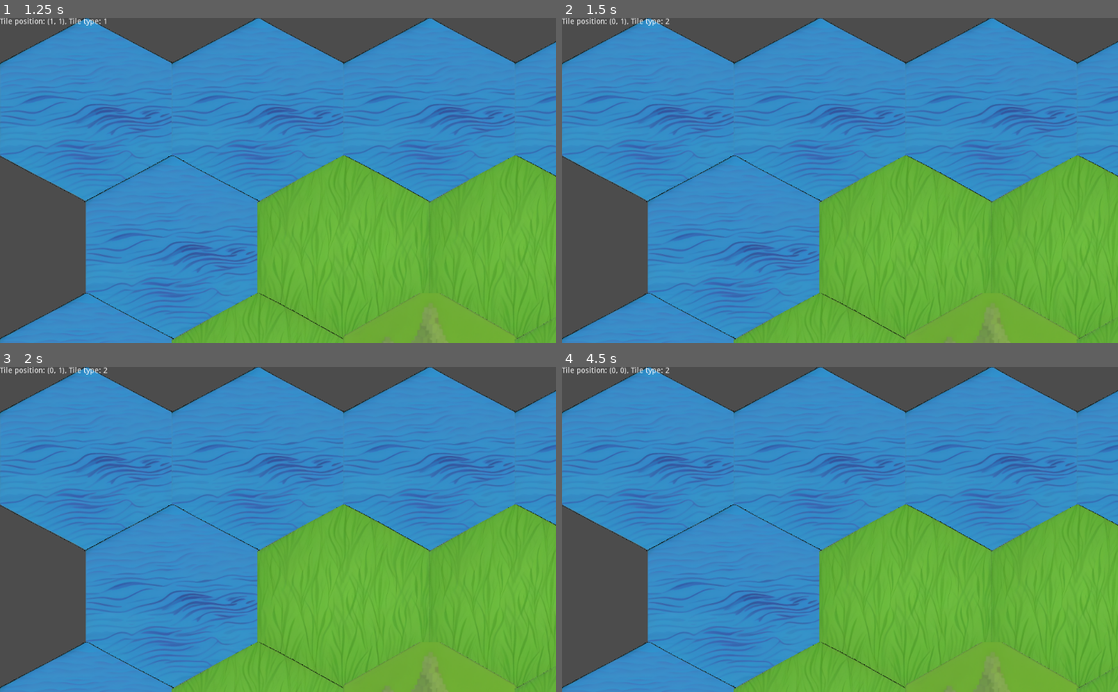
Above: before the commit, frames 1-4 (two rows, left to right).
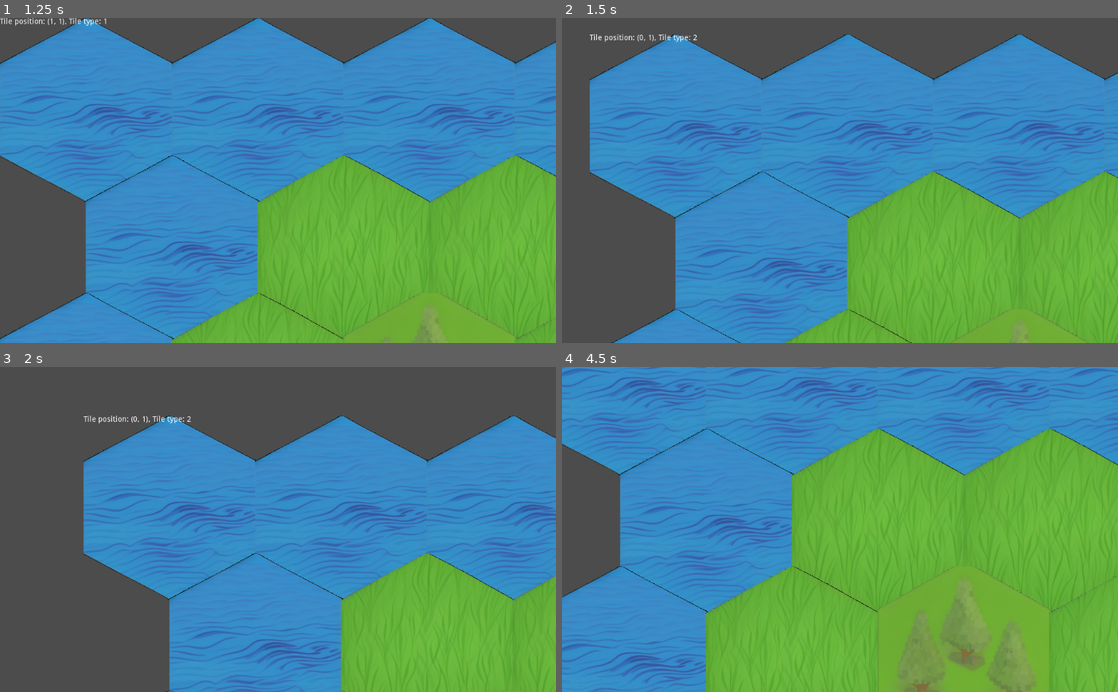
Above: after the commit, the same moments.

Repository: rantahar/city_states
Game: Godot game, scene res://hexmap.tscn
The game is run twice, just before and just after one commit, with the same random seed, the same clock (stepped at 60 frames per second) and the same inputs. The project has no main scene, so this scene is started directly.
Inputs (mouse positions are in pixels of both pictures, inside the frame that each line leads up to):
- Up to frame 1 (1.25 s): tap Enter at 0.5 s; move the mouse to (400, 164) at 0.52 s; click (400, 164) at 0.67 s
- Up to frame 2 (1.5 s): tap Space at 1.25 s; drag from (728, 196) to (812, 245) at 1.27 s
- Up to frame 3 (2 s): no input
- Up to frame 4 (4.5 s): tap Enter at 2, 3.5 s; move the mouse to (895, 458) at 2.02 s; click (895, 458) at 2.17 s; tap Space at 2.75, 4.25 s; drag from (812, 594) to (673, 480) at 2.77 s; move the mouse to (1006, 578) at 3.52 s; click (1006, 578) at 3.67 s; drag from (673, 480) to (756, 448) at 4.27 s

Frame 1 is identical in both runs. In frame 2, 23% of the frame differs, in the area x 0-100%, y 0-100%; in frame 3, 47%; in frame 4, 43%.

Commit message:
dragging and zooming

Diff:
--- a/game.gd
+++ b/game.gd
@@ -1,9 +1,13 @@
 extends Node2D
-
-var grid = []
 
 var Tile = preload("res://tile.gd")
 
+var drag_previous_position = Vector2()
+var zoom_speed = 0.1
+var min_zoom = 0.5
+var max_zoom = 2.0
+
+var grid = []
 var map = [
 	[1, 1, 1, 1, 1],
 	[1, 0, 0, 2, 1],
@@ -27,3 +31,25 @@
 # Called every frame. 'delta' is the elapsed time since the previous frame.
 #func _process(delta):
 #	pass
+
+func _unhandled_input(event):
+	if event is InputEventMouseButton:
+		var old_scale = self.scale.x
+		# dragging the map
+		if event.is_pressed() and event.button_index == BUTTON_LEFT:
+			drag_previous_position = event.position
+		elif not event.is_pressed() and event.button_index == BUTTON_LEFT:
+			drag_previous_position = Vector2()
+		# zooming
+		if event.is_pressed() and event.button_index == BUTTON_WHEEL_UP:
+			self.scale.x = clamp(self.scale.x + zoom_speed, min_zoom, max_zoom)
+			self.scale.y = clamp(self.scale.y + zoom_speed, min_zoom, max_zoom)
+		elif event.is_pressed() and event.button_index == BUTTON_WHEEL_DOWN:
+			self.scale.x = clamp(self.scale.x - zoom_speed, min_zoom, max_zoom)
+			self.scale.y = clamp(self.scale.y - zoom_speed, min_zoom, max_zoom)
+		if old_scale != self.scale.x:
+			var mouse_pos = get_local_mouse_position()
+			self.position -= mouse_pos * (self.scale.x - old_scale)
+	elif event is InputEventMouseMotion and drag_previous_position != Vector2():
+		self.position -= drag_previous_position - event.position
+		drag_previous_position = event.position
